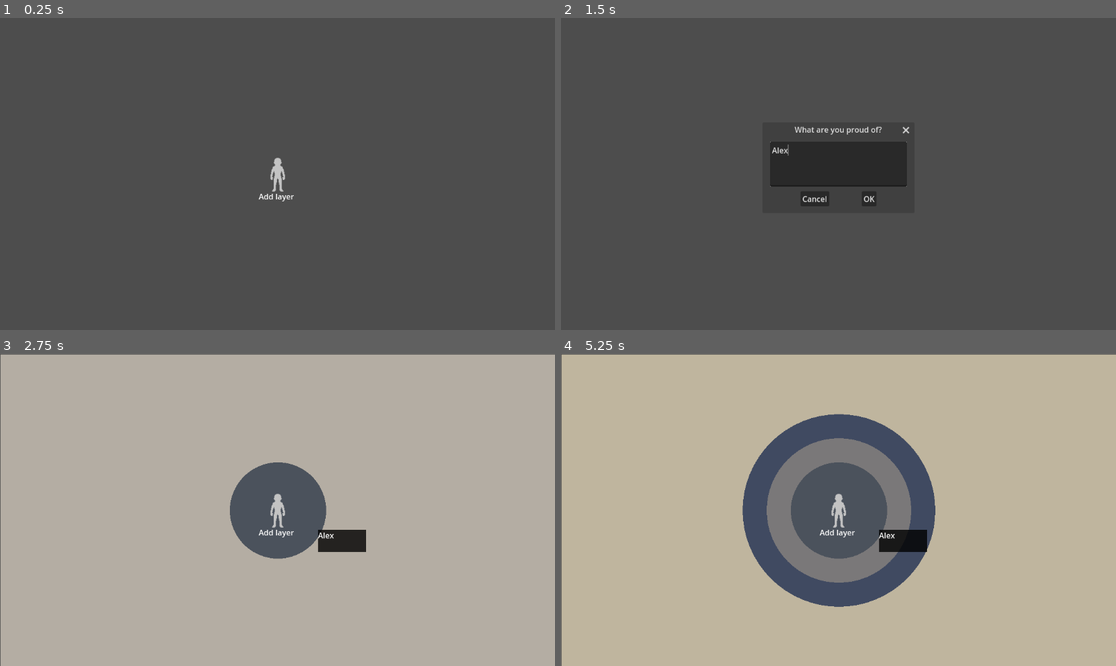
Above: before the commit, frames 1-4 (two rows, left to right).
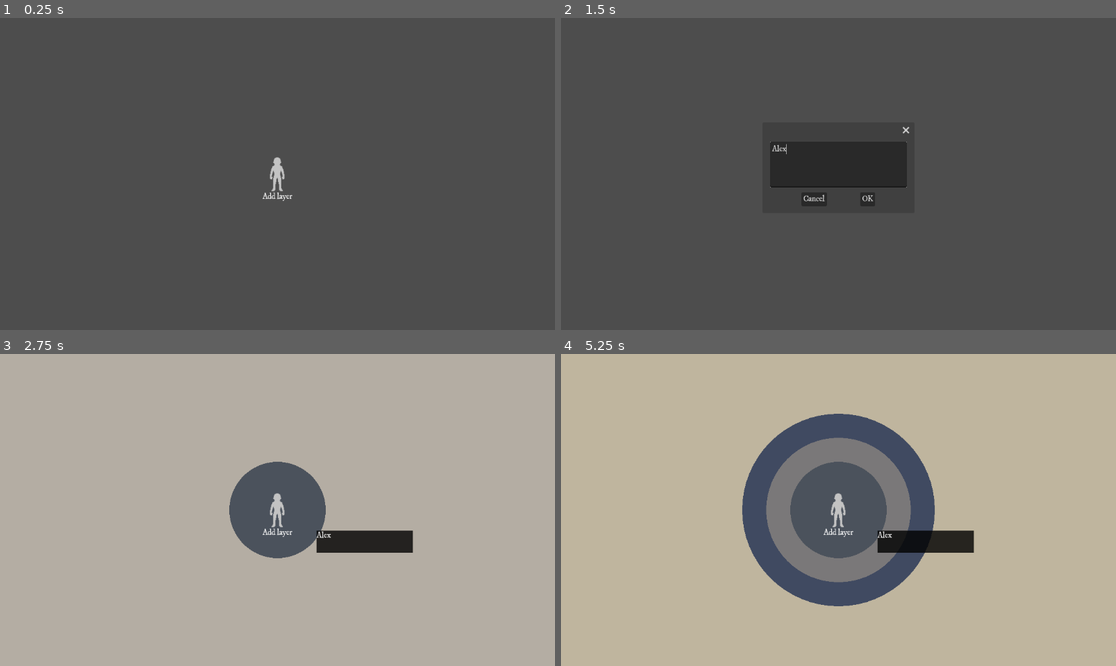
Above: after the commit, the same moments.

Repository: francosorbello/the-hand-that-guides-me
Game: Godot game, scene res://main.tscn
Two runs of this game, one before a commit and one after it. Both use one fixed random seed, a clock stepped at 60 frames per second and the inputs below.
Inputs (mouse positions are in pixels of both pictures, inside the frame that each line leads up to):
- Up to frame 1 (0.25 s): no input
- Up to frame 2 (1.5 s): click "Add layer" (after the commit: "[center]Add layer[/center]") at 0.5 s; click (838, 164) at 1.27 s; type "Alex" at 1.35 s
- Up to frame 3 (2.75 s): click "OK" at 2 s
- Up to frame 4 (5.25 s): click "Add layer" (after the commit: "[center]Add layer[/center]") at 2.75 s; click "OK" at 3.5 s; click "Add layer" (after the commit: "[center]Add layer[/center]") at 4.25 s; click "OK" at 5 s

The runs differ from the first frame. In frame 1, 0.2% of the frame differs, in the area x 46-53%, y 44-59%; in frame 2, 0.3%; in frame 3, 1.3%; in frame 4, 1.6%, in the area x 0-100%, y 0-100%.

Commit message:
basic mechanics done. added new font

Diff:
--- /dev/null
+++ b/camera/player_camera.gd
@@ -0,0 +1,9 @@
+extends Camera2D
+
+var zoom_speed = 0.1
+
+func _process(delta: float) -> void:
+    if Input.is_action_just_released("zoom_in"):
+        zoom += Vector2(1, 1) * zoom_speed
+    if Input.is_action_just_released("zoom_out"):
+        zoom -= Vector2(1, 1) * zoom_speed
--- /dev/null
+++ b/camera/player_camera.tscn
@@ -0,0 +1,7 @@
+[gd_scene load_steps=2 format=3 uid="uid://cb5hfup1d75tj"]
+
+[ext_resource type="Script" path="res://camera/player_camera.gd" id="1_8uth4"]
+
+[node name="PlayerCamera" type="Camera2D"]
+position = Vector2(576, 324)
+script = ExtResource("1_8uth4")
--- a/circle/circle.gd
+++ b/circle/circle.gd
@@ -31,7 +31,6 @@
         if mouse_inside && not inside_circle():
             mouse_inside = false
             mouse_exited.emit()
-
 func inside_circle() -> bool:
     var inside_max = get_global_mouse_position().distance_to(global_position) < max_radius
     var inside_min = get_global_mouse_position().distance_to(global_position) > min_radius
--- a/main.tscn
+++ b/main.tscn
@@ -16,8 +16,6 @@
 grow_vertical = 2
 script = ExtResource("1_4adpl")
 
-[node name="ColorManager" parent="." instance=ExtResource("2_j6bn2")]
-
 [node name="BG" type="ColorRect" parent="."]
 z_index = -4096
 layout_mode = 1
@@ -28,6 +26,8 @@
 grow_vertical = 2
 color = Color(0.301961, 0.301961, 0.301961, 1)
 script = ExtResource("2_krwko")
+
+[node name="ColorManager" parent="." instance=ExtResource("2_j6bn2")]
 
 [node name="ConfirmationDialog" parent="." instance=ExtResource("2_f65jh")]
 
@@ -61,9 +61,6 @@
 grow_horizontal = 2
 grow_vertical = 2
 
-[node name="Camera2D" type="Camera2D" parent="."]
-position = Vector2(575, 323)
-
 [connection signal="text_confirmed" from="ConfirmationDialog" to="CircleManager" method="_on_confirmation_dialog_text_confirmed"]
 [connection signal="circle_created" from="CircleManager" to="BG" method="_on_circle_manager_circle_created"]
 [connection signal="pressed" from="AddButton" to="." method="_on_button_pressed"]
--- a/project.godot
+++ b/project.godot
@@ -19,6 +19,23 @@
 
 TooltipManager="*res://tooltip/tooltip_manager.tscn"
 
+[gui]
+
+theme/custom_font="res://assets/IMFellDWPica-Regular.ttf"
+
+[input]
+
+zoom_in={
+"deadzone": 0.5,
+"events": [Object(InputEventMouseButton,"resource_local_to_scene":false,"resource_name":"","device":-1,"window_id":0,"alt_pressed":false,"shift_pressed":false,"ctrl_pressed":false,"meta_pressed":false,"button_mask":8,"position":Vector2(119, 19),"global_position":Vector2(128, 65),"factor":1.0,"button_index":4,"canceled":false,"pressed":true,"double_click":false,"script":null)
+]
+}
+zoom_out={
+"deadzone": 0.5,
+"events": [Object(InputEventMouseButton,"resource_local_to_scene":false,"resource_name":"","device":-1,"window_id":0,"alt_pressed":false,"shift_pressed":false,"ctrl_pressed":false,"meta_pressed":false,"button_mask":16,"position":Vector2(73, 19),"global_position":Vector2(82, 65),"factor":1.0,"button_index":5,"canceled":false,"pressed":true,"double_click":false,"script":null)
+]
+}
+
 [rendering]
 
 renderer/rendering_method="gl_compatibility"
--- a/tooltip/tooltip2.tscn
+++ b/tooltip/tooltip2.tscn
@@ -5,7 +5,7 @@
 [sub_resource type="Theme" id="Theme_65dm8"]
 
 [node name="VBoxContainer" type="HBoxContainer"]
-custom_minimum_size = Vector2(100, 0)
+custom_minimum_size = Vector2(200, 0)
 offset_right = 100.0
 offset_bottom = 46.0
 theme = SubResource("Theme_65dm8")
--- a/ui/AddButton.tscn
+++ b/ui/AddButton.tscn
@@ -19,10 +19,11 @@
 anchor_right = 0.5
 anchor_bottom = 1.0
 offset_left = -40.0
-offset_top = -6.0
+offset_top = -3.0
 offset_right = 41.0
-offset_bottom = 17.0
+offset_bottom = 20.0
 grow_horizontal = 2
 grow_vertical = 0
-text = "Add layer"
+bbcode_enabled = true
+text = "[center]Add layer[/center]"
 fit_content = true
--- a/ui/writable_dialog.gd
+++ b/ui/writable_dialog.gd
@@ -10,7 +10,6 @@
     current_text = $TextEdit.text
 
 func _on_confirmed() -> void:
-
     if current_text.is_empty():
         return
     emit_signal("text_confirmed", current_text)
@@ -27,5 +26,5 @@
 
 func _on_visibility_changed() -> void:
     var selected_title = titles[randi() % titles.size()]
-    title = selected_title
+    $TextEdit.placeholder_text = "Hint: "+selected_title
     pass # Replace with function body.
Binary file added: assets/IMFellDWPica-Regular.ttf
Not shown, added: assets/IMFellDWPica-Regular.ttf.import
